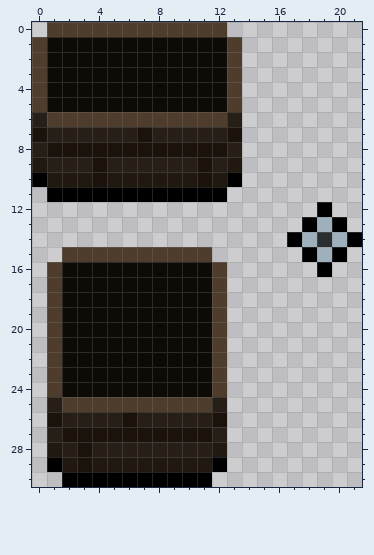
Pixel-art sprite -- Matiz/Assets/_Projeto/Arts/Placeholders/minecart.png. Above: the version before the commit.
The file is 22x31 pixels. Colours within 5 levels of each other are drawn and written as one.
Now the later version:
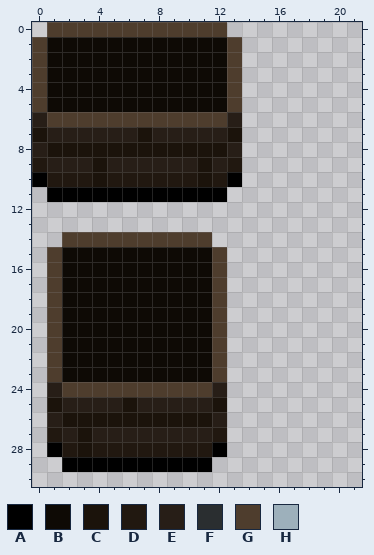
Palette (. is transparent): A #000000  B #0e0a05  C #1b130b  D #211810  E #271e17  F #2a2e30  G #4e3d2d  H #9db0bb
Change:
{"y":12,"x":19,"old":"A","new":"."}
{"y":13,"x":18,"old":"AHA","new":"..."}
{"y":14,"x":2,"old":"..........","new":"GGGGGGGGGG"}
{"y":14,"x":17,"old":"AHFHA","new":"....."}
{"y":15,"x":1,"old":".GGGGGGGGGG.","new":"GBBBBBBBBBBG"}
{"y":15,"x":18,"old":"AHA","new":"..."}
{"y":16,"x":19,"old":"A","new":"."}
{"y":24,"x":1,"old":"GBBBBBBBBBBG","new":"EGGGGGGGGGGE"}
{"y":25,"x":1,"old":"EGGGGGGGGGGE","new":"CEEEECEEEEEC"}
{"y":26,"x":1,"old":"CEEEE","new":"ECCCC"}
{"y":26,"x":7,"old":"EEEEEC","new":"CCCCCE"}
{"y":27,"x":1,"old":"EC","new":"DE"}
{"y":27,"x":4,"old":"CCCCCCCCE","new":"EEEEEEEED"}
{"y":28,"x":1,"old":"DE","new":"AD"}
{"y":28,"x":4,"old":"EEEEEEEED","new":"DDDDDDDDA"}
{"y":29,"x":1,"old":"ADCDDDDDDDDA","new":".AAAAAAAAAA."}
{"y":30,"x":2,"old":"AAAAAAAAAA","new":".........."}
{"label":"changed","picture_box":[47,202,362,277]}
{"label":"changed","picture_box":[47,382,227,487]}
